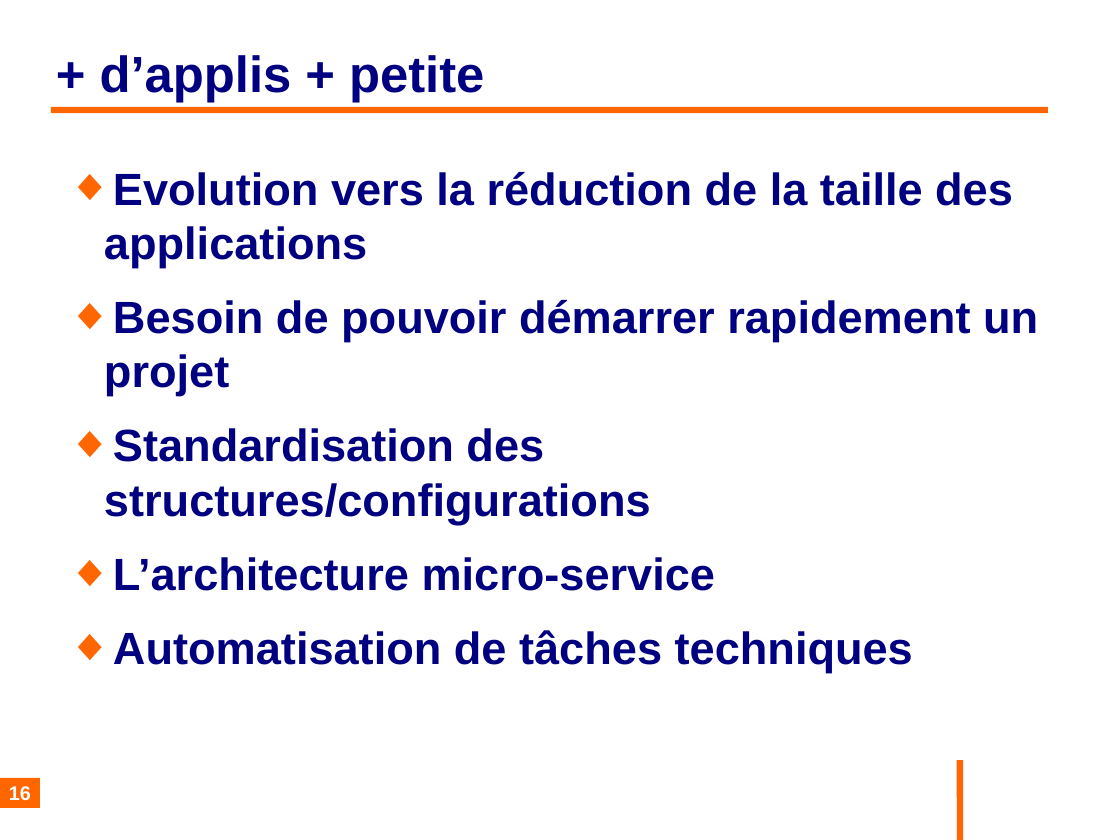
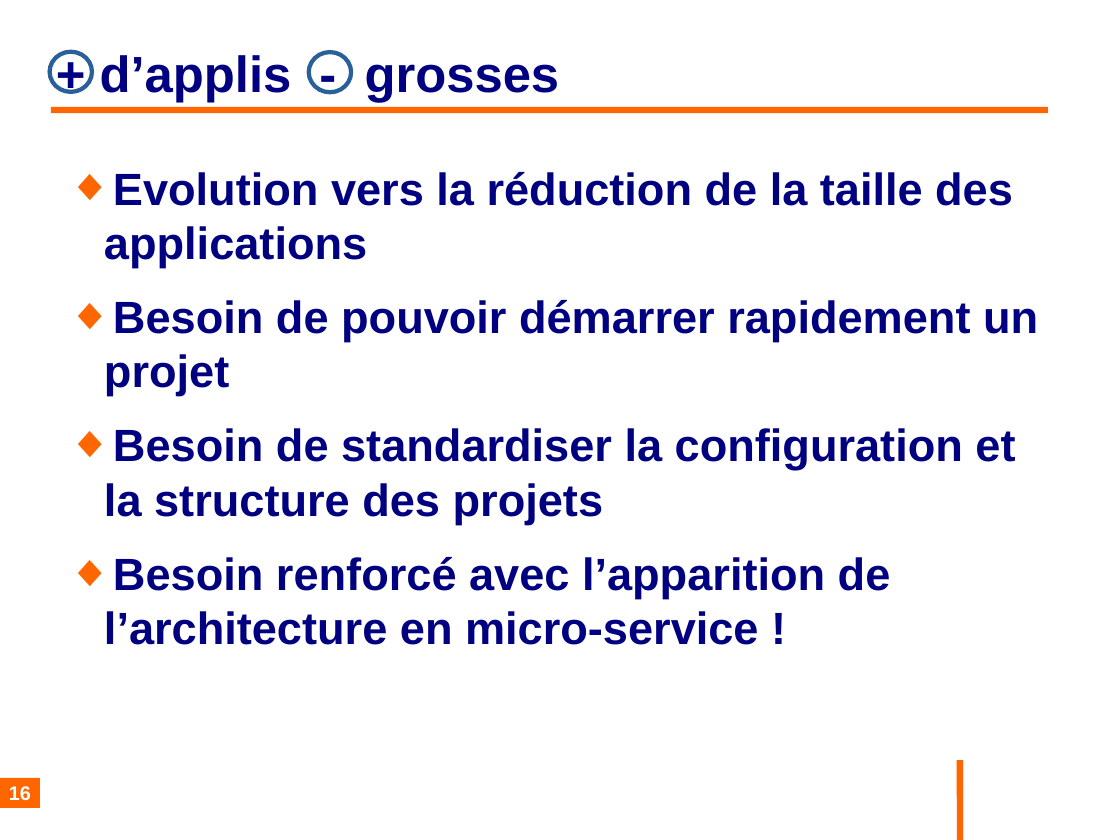
Before and after one commit to philphils/formation-spring-boot, a slide deck: slide 16 of Documentation/diapo_formation_spring_boot.odp. Drawn at 1120x840 pixels with LibreOffice and Linux fonts; fonts in the diff are those of the drawing; background and template pictures are left out. Boxes give left, top, right and bottom in pixels: in the first picture for what was removed or moved away, otherwise in the second. Text is boxed around its words. In the diff, an @@ line names an element or a change of style, - is before the commit and + after.

```diff
--- a/Documentation/diapo_formation_spring_boot.odp
+++ b/Documentation/diapo_formation_spring_boot.odp
@@ ellipse added at box(50, 52, 92, 92), outline #2A6099 3 pt @@
@@ title at box(100, 55, 560, 102): text changed @@
-+ d’applis + petite
++ d’applis - grosses
@@ ellipse added at box(309, 52, 352, 92), outline #2A6099 3 pt @@
@@ text at box(104, 428, 1015, 645): text changed @@
-◆ Standardisation des structures/configurations
-◆ L’architecture micro-service
-◆ Automatisation de tâches techniques
+◆ Besoin de standardiser la configuration et la structure des projets
+◆ Besoin renforcé avec l’apparition de l’architecture en micro-service !
```
Also in this commit, not shown: 8 other slides changed, 19 slides added.
